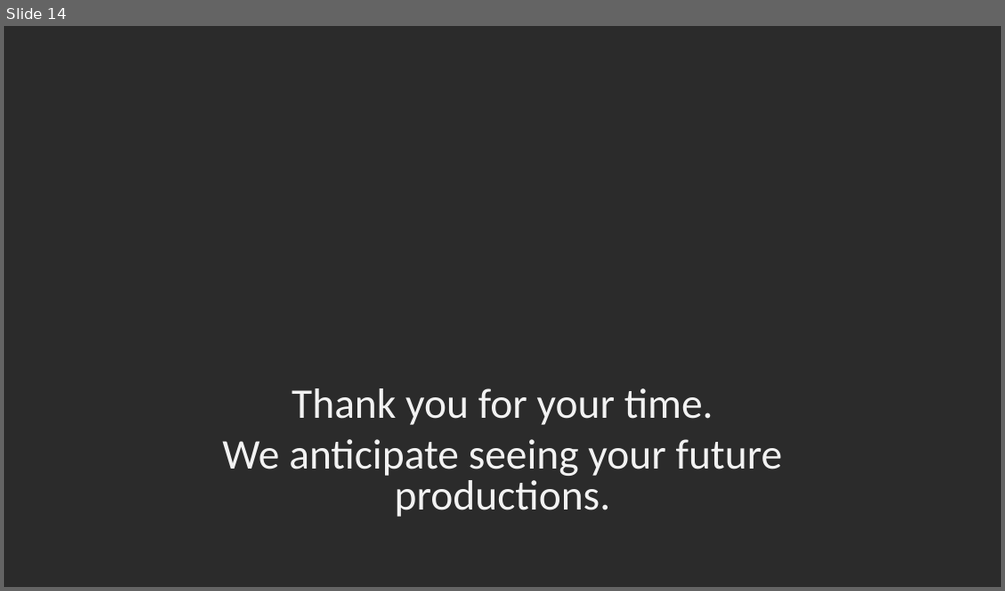
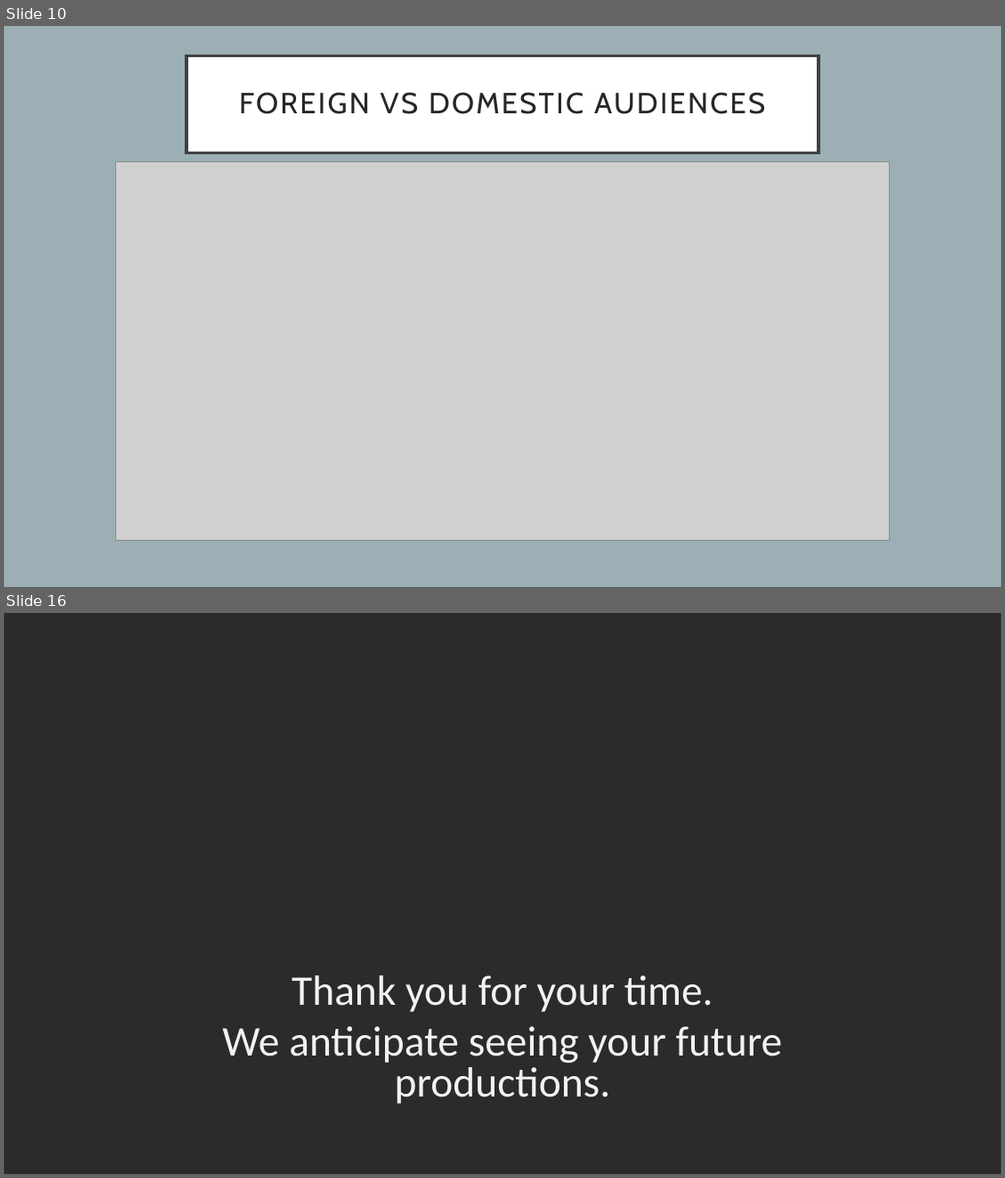
Before and after one commit to conlpate/dsc-mod-1-project-v2-1-onl01-dtsc-pt-052620, a slide deck: Presentation.pptx. Shown one above the other, each under a label of ours: slide 14 before the commit, slides 10 and 16 after it; the slides between them are not shown. The pictures are 1005x591 and 1005x1178 pixels, drawn with LibreOffice and Linux fonts; fonts in the diff are those of the drawing; grey boxes stand for pictures; background and template pictures are left out; a plain dark background stands for a picture behind light text. Boxes give left, top, right and bottom in pixels: in the first picture for what was removed or moved away, otherwise in the second. Text is boxed around its words. In the diff, an @@ line names an element or a change of style, - is before the commit and + after.

```diff
--- a/Presentation.pptx
+++ b/Presentation.pptx
@@ slide 10 added at (4, 26, 1001, 587), background #9BAFB5 @@
@@ rectangle added at (186, 56, 818, 153), fill #FFFFFF, outline #404040 3 pt, 28 pt, text #262626 @@
+FOREIGN VS DOMESTIC AUDIENCES
@@ picture added at (116, 162, 890, 540) @@
@@ what was slide 14 is now slide 16 @@
```
Also in this commit, not shown: 3 slides changed, 9 other slides added, 8 slides removed, 11 other files.
